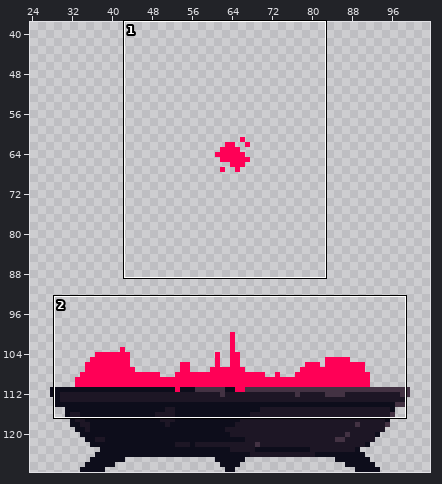
One commit to this sprite sheet: sprites/npcs/save_pt/0/4.png. The picture above shows the old version from afar; the outline marks the close-up.
Close-up. Old version:
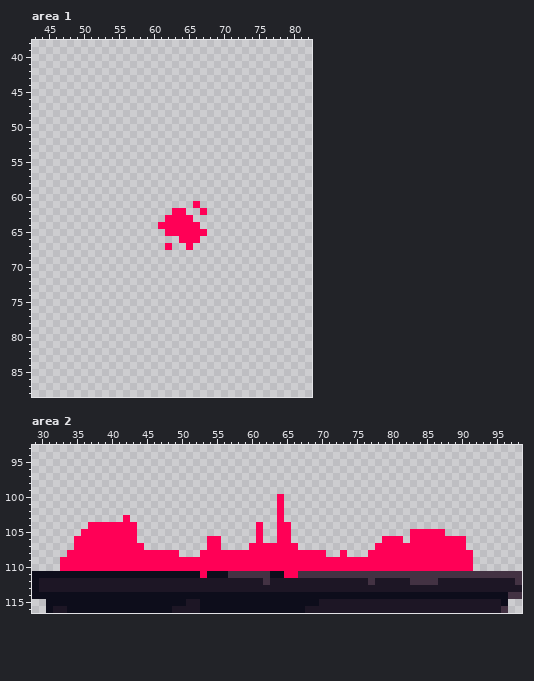
The file is 128x128 pixels. Shown: area 1: x 43..82, y 38..88; area 2: x 29..98, y 93..116. The wide view leaves out empty margins.
The result:
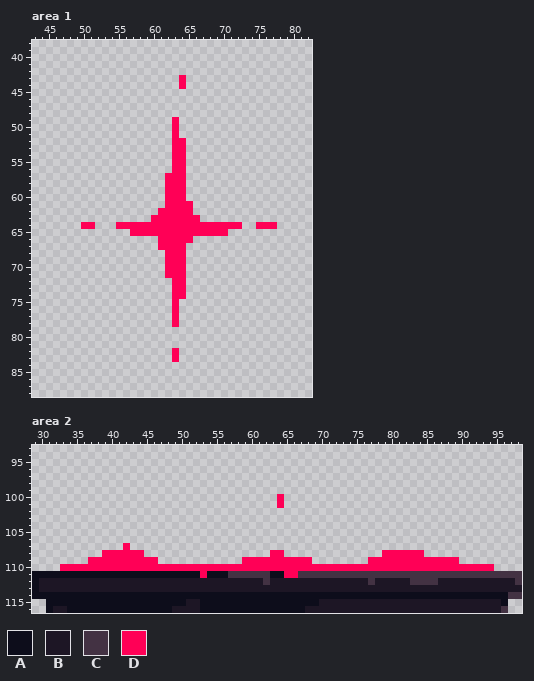
Palette (. is transparent): A #0d0d1b  B #1d1625  C #433243  D #ff0056
Edits made:
Area 1:
y 43..44: x 64 . -> D
y 49..51: x 63 . -> D
y 52..56: x 63..64 .. -> DD
y 57..60: x 62..64 ... -> DDD
y 61: x 62..66 ....D -> DDDD.
y 62: x 61..62 .. -> DD; x 65 . -> D; x 67 D -> .
y 63: x 60..61 .. -> DD; x 66 . -> D
y 64: x 50..51 .. -> DD; x 55..60 ...... -> DDDDDD; x 67..72 ...... -> DDDDDD; x 75..77 ... -> DDD
y 65: x 57..61 ..... -> DDDDD; x 68..70 ... -> DDD
y 66: x 61..63 ... -> DDD; x 66 D -> .
y 67: x 61 . -> D; x 63..65 ..D -> DD.
y 68..71: x 62..64 ... -> DDD
y 72..74: x 63..64 .. -> DD
y 75..78: x 63 . -> D
y 82..83: x 63 . -> D
Area 2:
y 102: x 64 D -> .
y 103: x 42 D -> .; x 64 D -> .
y 104: x 37..43 DDDDDDD -> .......; x 61 D -> .; x 64..65 DD -> ..
y 105: x 36..43 DDDDDDDD -> ........; x 61 D -> .; x 64..65 DD -> ..; x 83..87 DDDDD -> .....
y 106: x 35..43 DDDDDDDDD -> .........; x 54..55 DD -> ..; x 61 D -> .; x 64..65 DD -> ..; x 79..81 DDD -> ...; x 83..90 DDDDDDDD -> ........
y 107: x 35..41 DDDDDDD -> .......; x 43..44 DD -> ..; x 54..55 DD -> ..; x 60..66 DDDDDDD -> .......; x 78..90 DDDDDDDDDDDDD -> .............
y 108: x 34..38 DDDDD -> .....; x 45..49 DDDDD -> .....; x 53..62 DDDDDDDDDD -> ..........; x 65..70 DDDDDD -> ......; x 73 D -> .; x 77..78 DD -> ..; x 85..91 DDDDDDD -> .......
y 109: x 33..36 DDDD -> ....; x 47..58 DDDDDDDDDDDD -> ............; x 69..76 DDDDDDDD -> ........; x 90..91 DD -> ..
y 110: x 92..94 ... -> DDD
Changed places in both close-ups, as pixel boxes (x1, y1, x2, y2):
changed: (116, 75, 277, 362)
added: (81, 222, 95, 229)
changed: (60, 508, 494, 571)
